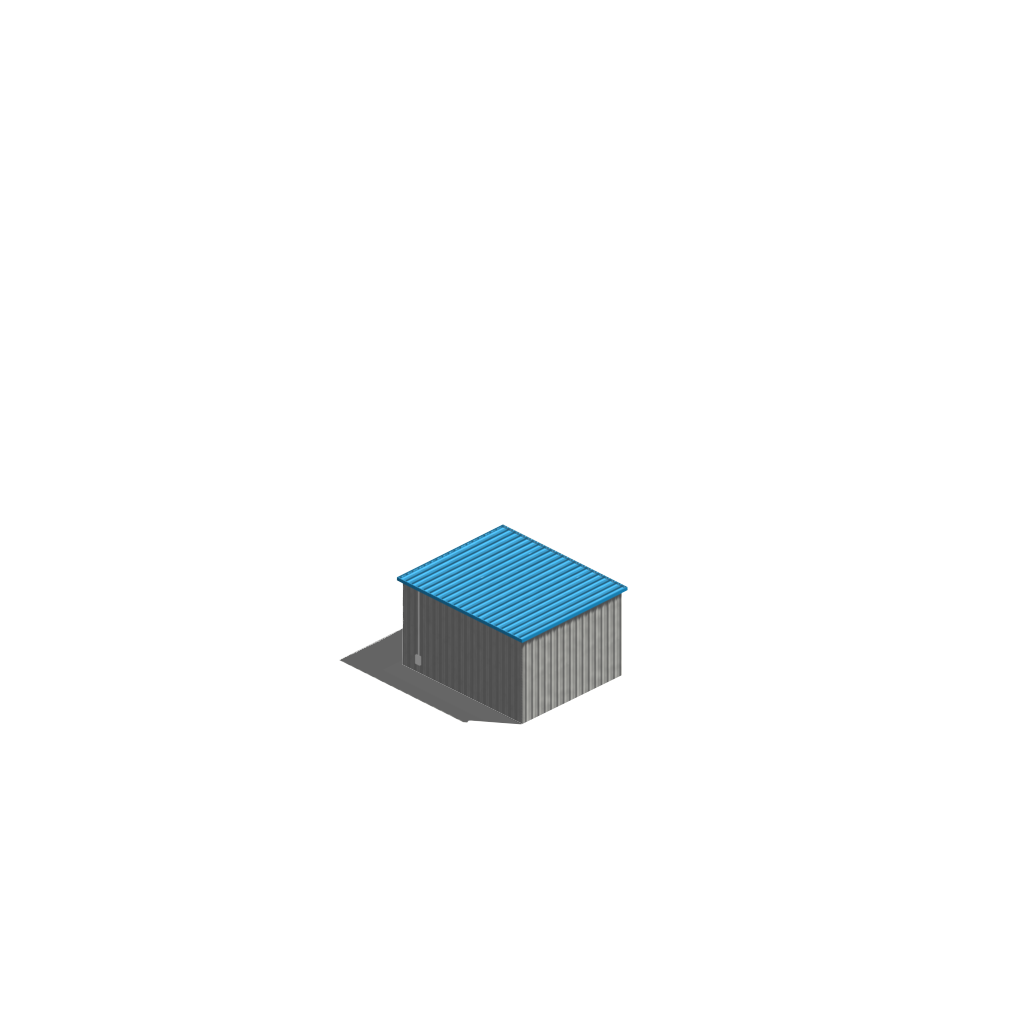
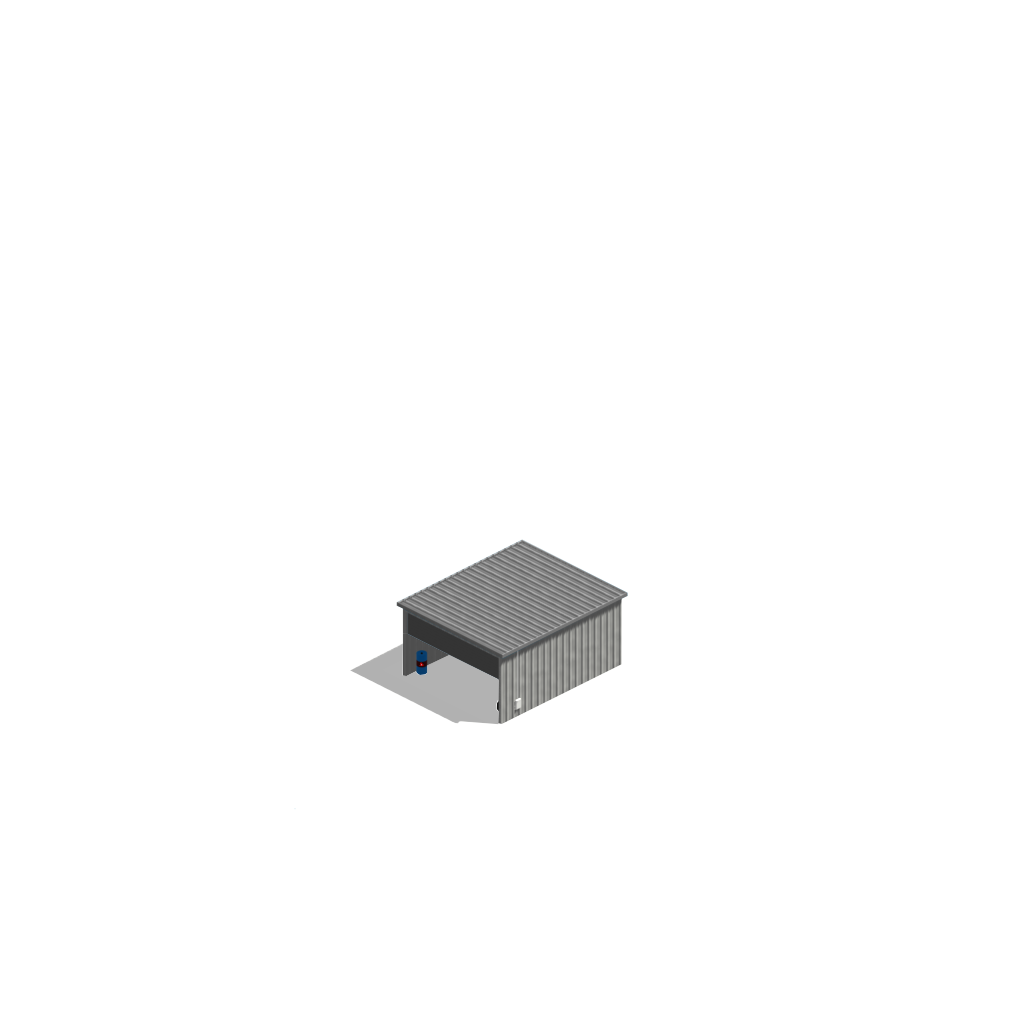
Revision of a layered 1024 × 1024 image; what changed, layer by layer:
added layer "Mask" above "2" over (396, 539, 628, 681)
added layer "2" above "1" over (294, 633, 450, 810)
painted on "1" over (339, 539, 628, 725)
renamed "Busdepot_2.png" to "Shadow", opacity 100% → 50%, painted on it over (350, 524, 628, 725)
